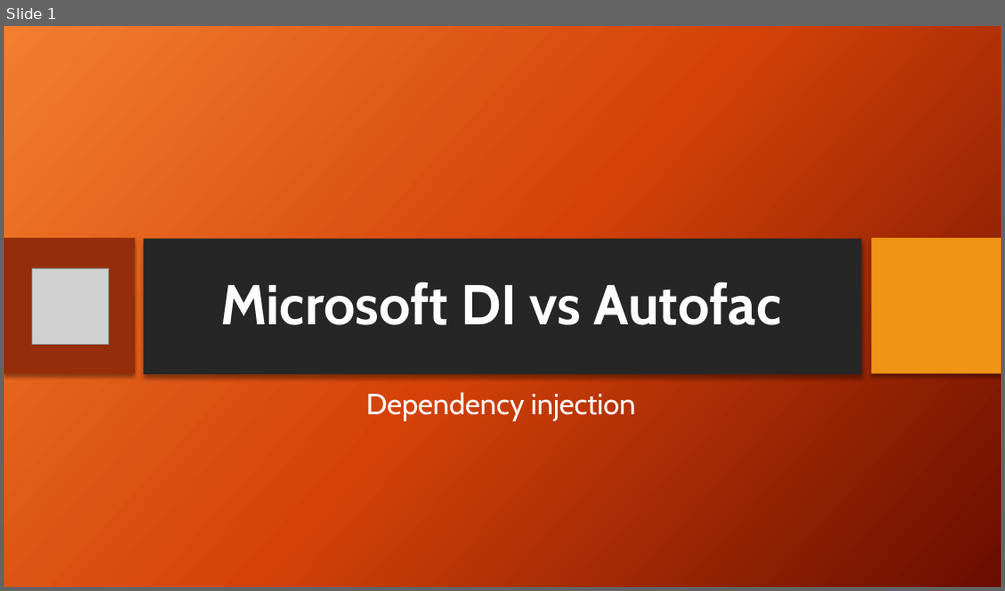
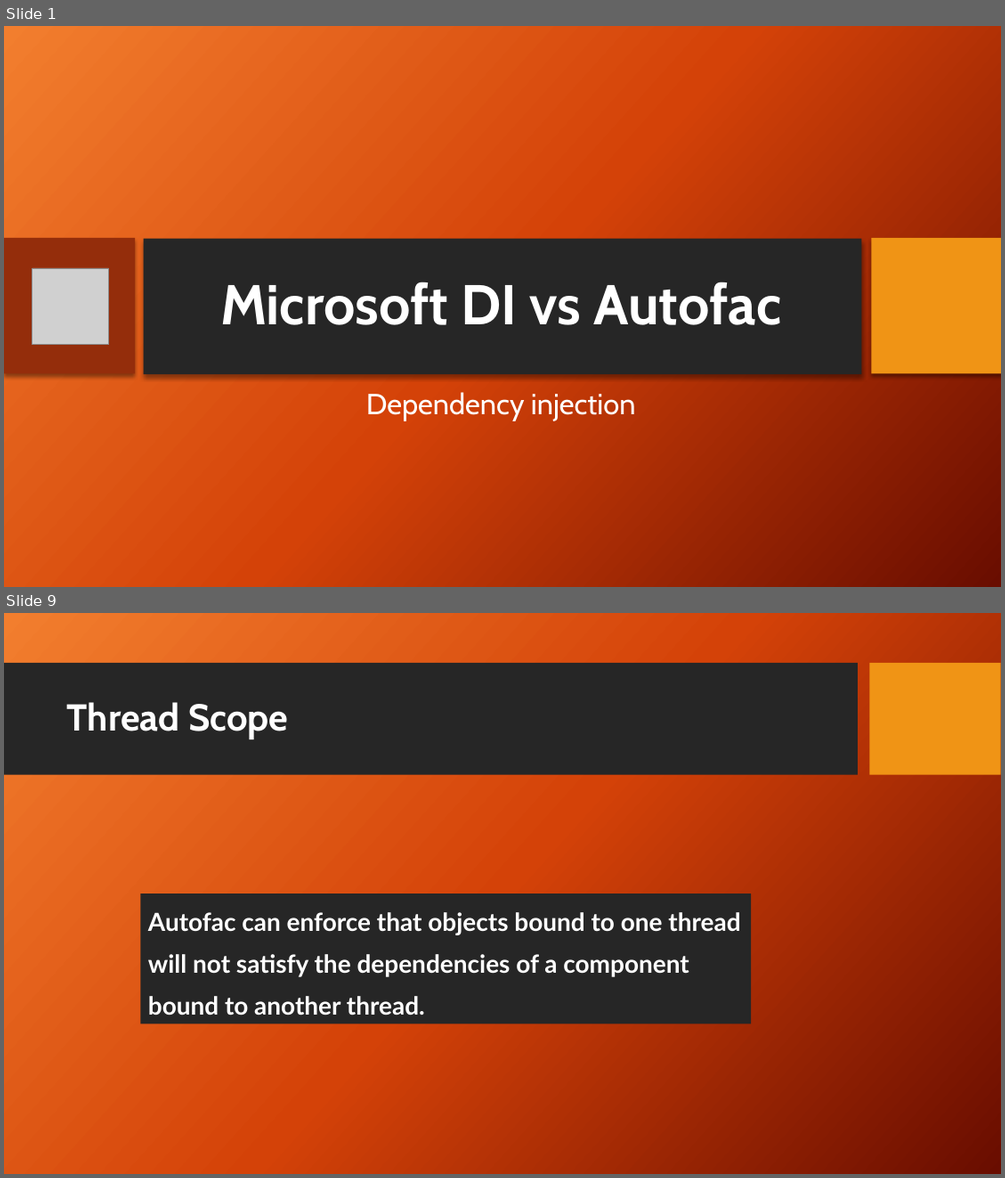
Before and after one commit to mohashan/MicrosoftDI_vs_Autofac, a slide deck: Microsoft DI vs Autofac.pptx. Shown one above the other, each under a label of ours: slide 1 before the commit, slides 1 and 9 after it; the slides between them are not shown. The pictures are 1005x591 and 1005x1178 pixels, drawn with LibreOffice and Linux fonts; fonts in the diff are those of the drawing; grey boxes stand for pictures; background and template pictures are left out. Boxes give left, top, right and bottom in pixels: in the first picture for what was removed or moved away, otherwise in the second. Text is boxed around its words. In the diff, an @@ line names an element or a change of style, - is before the commit and + after.

```diff
--- a/Microsoft DI vs Autofac.pptx
+++ b/Microsoft DI vs Autofac.pptx
@@ slide 9 added at bbox=[4, 613, 1001, 1174], background picture (left out) @@
@@ rectangle added at bbox=[4, 663, 858, 775], fill #262626 @@
@@ rectangle added at bbox=[870, 663, 1001, 775], fill #F09415 @@
@@ title added at bbox=[67, 702, 288, 739], 36 pt, text #FFFFFF, bold @@
+Thread Scope
@@ text added at bbox=[141, 893, 751, 1023], fill #262626, 24 pt, text #FFFFFF, bold @@
+Autofac can enforce that objects bound to one thread will not satisfy the dependencies of a component bound to another thread.
```
Also in this commit, not shown: 2 slides changed, 10 other slides added, 10 slides removed, 3 other files.
